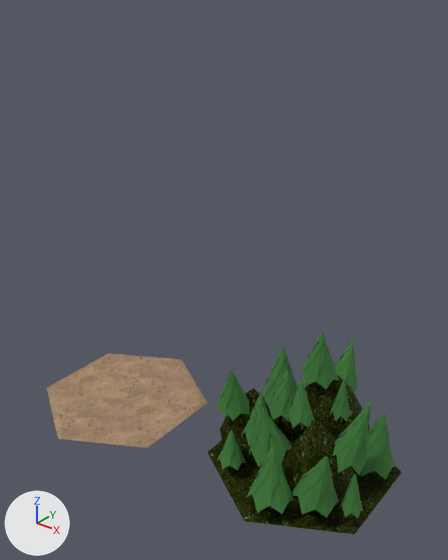
What one commit did to the glTF model src/modules/base/assets/forest-hills.glb.
Rendered twice from a 50 mm camera at (3.61, -4.21, 4.5) aimed at (0.2, 0.05, 1.86). Arrows for +X, +Y and +Z are at lower left; the lights stay in place. The older version comes first.

Names of what the first picture shows: 'HexagonTile.004', 'HexagonTile.008', 'Mountains.001', 'Tree.015', 'Tree.016', 'Tree.017', 'Tree.018', 'Tree.019', 'Tree.020', 'Tree.021', 'Tree.023', 'Tree.025', 'Tree.026', 'Tree.028', 'Tree.029', 'Tree.030', 'Tree.031', 'Tree.032'.
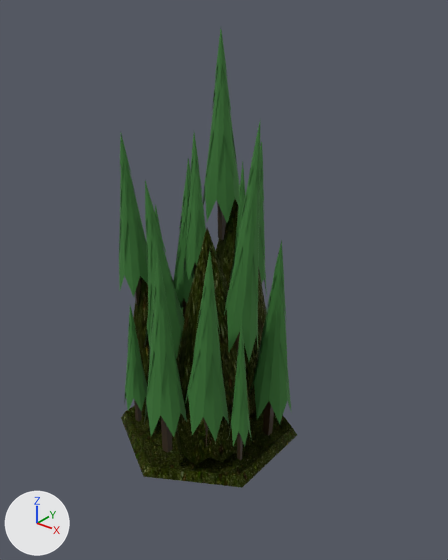
Commit message: Forced perspective on tiles

Changed parts and their boxes (x1, y1, x2, y2) in the pictures (448 x 560 px):
'Mountains.001', moved, rescaled (10% narrower, 93% taller): before (220, 376, 369, 513); after (133, 199, 267, 465)
'HexagonTile.008', deleted (beige): before (47, 353, 207, 448)
'HexagonTile.004', moved, rescaled: before (207, 418, 402, 534); after (121, 405, 297, 488)
'Tree.020', moved, rescaled: before (332, 401, 371, 475); after (224, 123, 260, 361)
'Tree.028', moved, rescaled (211% taller): before (292, 456, 339, 518); after (184, 251, 229, 446)
'Tree.029', moved, rescaled (8% narrower, 196% taller): before (247, 446, 294, 514); after (144, 250, 187, 453)
'Tree.030', moved, rescaled: before (360, 413, 396, 479); after (249, 240, 292, 436)
'Tree.016', moved, rescaled (7% narrower, 266% taller): before (299, 332, 339, 389); after (203, 29, 240, 240)
'Tree.025', moved, rescaled: before (218, 370, 250, 421); after (119, 134, 148, 306)
'Tree.026', moved, rescaled: before (249, 402, 292, 467); after (145, 181, 184, 363)
'Tree.021', moved, rescaled: before (285, 377, 315, 430); after (183, 133, 206, 282)
'Tree.032', moved, rescaled (12% narrower, 209% taller): before (338, 473, 363, 518); after (229, 319, 251, 460)
'Tree.019', moved, rescaled: before (217, 429, 246, 470); after (124, 305, 147, 422)
'Tree.018', moved, rescaled: before (268, 369, 294, 423); after (173, 171, 194, 319)
'Tree.015', moved, rescaled: before (334, 340, 358, 392); after (258, 142, 267, 296)
'Tree.031', moved, rescaled: before (329, 379, 352, 423); after (234, 162, 245, 254)
'Tree.017', moved, rescaled (mostly hidden afterwards): before (262, 346, 297, 405); after (181, 158, 191, 340)
'Tree.023', moved, rescaled (mostly hidden afterwards): before (241, 393, 270, 446); after (145, 204, 181, 348)

The edits, one by one:
Object 'Tree.015' (ob_tree_015) moves from (1.136, 13.521, 0.0) to (0.0, 13.346, 0.0).
Object 'Tree.015' (ob_tree_015) is rescaled from (1.0, 1.0, 1.0) to (1.0, 1.0, 3.0).
Object 'Tree.016' (ob_tree_016) moves from (1.136, 13.521, 0.0) to (0.0, 13.346, 0.0).
Object 'Tree.016' (ob_tree_016) is rescaled from (1.0, 1.0, 1.0) to (1.0, 1.0, 3.0).
Object 'Tree.017' (ob_tree_017) moves from (1.136, 13.521, 0.0) to (0.0, 13.346, 0.0).
Object 'Tree.017' (ob_tree_017) is rescaled from (1.0, 1.0, 1.0) to (1.0, 1.0, 3.0).
Object 'Tree.018' (ob_tree_018) moves from (1.136, 13.521, 0.0) to (0.0, 13.346, 0.0).
Object 'Tree.018' (ob_tree_018) is rescaled from (1.0, 1.0, 1.0) to (1.0, 1.0, 3.0).
Object 'Tree.019' (ob_tree_019) moves from (1.136, 13.521, 0.0) to (0.0, 13.346, 0.0).
Object 'Tree.019' (ob_tree_019) is rescaled from (1.0, 1.0, 1.0) to (1.0, 1.0, 3.0).
Object 'Tree.020' (ob_tree_020) moves from (1.136, 13.521, 0.0) to (0.0, 13.346, 0.0).
Object 'Tree.020' (ob_tree_020) is rescaled from (1.0, 1.0, 1.0) to (1.0, 1.0, 3.0).
Object 'Tree.021' (ob_tree_021) moves from (1.136, 13.521, 0.0) to (0.0, 13.346, 0.0).
Object 'Tree.021' (ob_tree_021) is rescaled from (1.0, 1.0, 1.0) to (1.0, 1.0, 3.0).
Object 'Tree.023' (ob_tree_023) moves from (1.136, 13.521, 0.0) to (0.0, 13.346, 0.0).
Object 'Tree.023' (ob_tree_023) is rescaled from (1.0, 1.0, 1.0) to (1.0, 1.0, 3.0).
Object 'Tree.025' (ob_tree_025) moves from (1.136, 13.521, 0.0) to (0.0, 13.346, 0.0).
Object 'Tree.025' (ob_tree_025) is rescaled from (1.0, 1.0, 1.0) to (1.0, 1.0, 3.0).
Object 'Tree.026' (ob_tree_026) moves from (1.136, 13.521, 0.0) to (0.0, 13.346, 0.0).
Object 'Tree.026' (ob_tree_026) is rescaled from (1.0, 1.0, 1.0) to (1.0, 1.0, 3.0).
Object 'Tree.028' (ob_tree_028) moves from (1.136, 13.521, 0.0) to (0.0, 13.346, 0.0).
Object 'Tree.028' (ob_tree_028) is rescaled from (1.0, 1.0, 1.0) to (1.0, 1.0, 3.0).
Object 'Tree.029' (ob_tree_029) moves from (1.136, 13.521, 0.0) to (0.0, 13.346, 0.0).
Object 'Tree.029' (ob_tree_029) is rescaled from (1.0, 1.0, 1.0) to (1.0, 1.0, 3.0).
Object 'Tree.030' (ob_tree_030) moves from (1.136, 13.521, 0.0) to (0.0, 13.346, 0.0).
Object 'Tree.030' (ob_tree_030) is rescaled from (1.0, 1.0, 1.0) to (1.0, 1.0, 3.0).
Object 'Tree.031' (ob_tree_031) moves from (1.136, 13.521, 0.0) to (0.0, 13.346, 0.0).
Object 'Tree.031' (ob_tree_031) is rescaled from (1.0, 1.0, 1.0) to (1.0, 1.0, 3.0).
Object 'Tree.032' (ob_tree_032) moves from (1.136, 13.521, 0.0) to (0.0, 13.346, 0.0).
Object 'Tree.032' (ob_tree_032) is rescaled from (1.0, 1.0, 1.0) to (1.0, 1.0, 3.0).
Object 'HexagonTile.004' (ob_hexagontile_004) moves from (1.136, 13.521, 0.0) to (0.0, 13.346, 0.0).
Object 'HexagonTile.004' (ob_hexagontile_004) is rescaled from (1.0, 1.0, 1.0) to (1.0, 1.0, 3.0).
Object 'Mountains.001' (ob_mountains_001) moves from (1.136, 13.521, 0.0) to (0.0, 13.346, 0.0).
Object 'Mountains.001' (ob_mountains_001) is rescaled from (1.0, 1.0, 1.0) to (1.0, 1.0, 3.0).
Object 'HexagonTile.008' (ob_hexagontile_008) is deleted.
